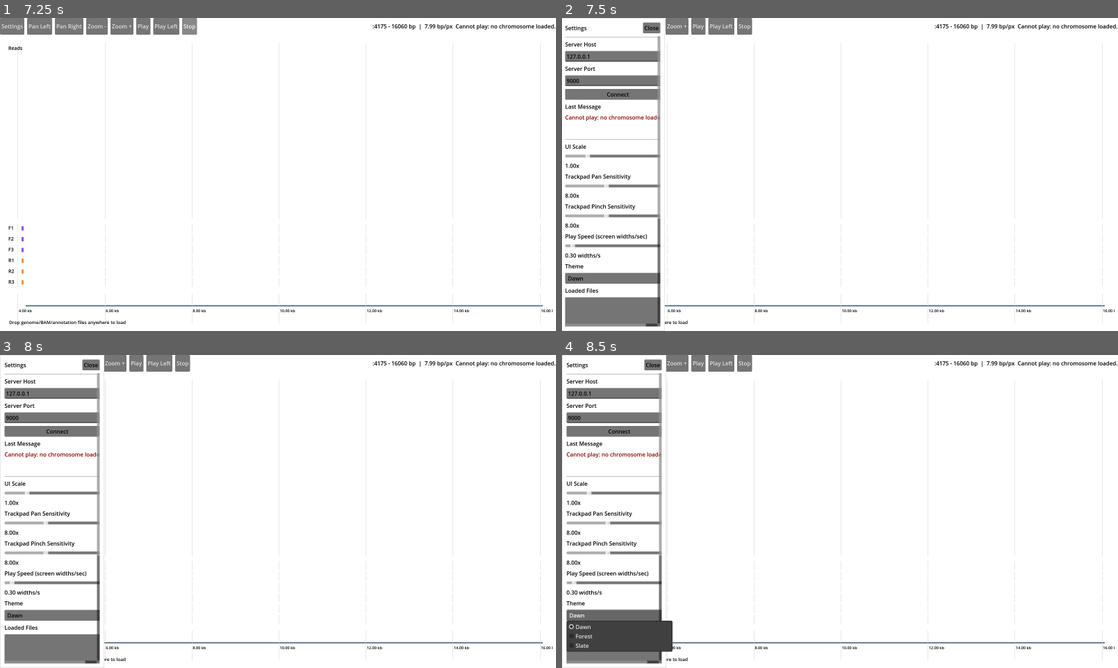
Above: before the commit, frames 1-4 (two rows, left to right).
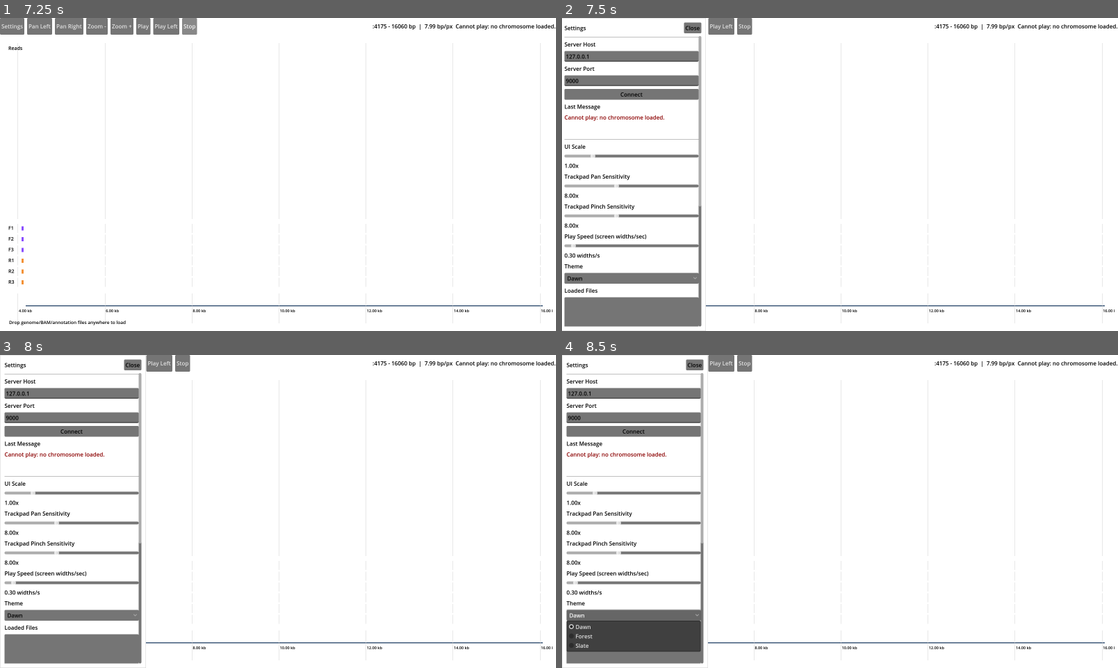
Above: after the commit, the same moments.

Repository: martinghunt/seqhiker
Game: Godot game, scene res://scenes/Main.tscn
Two runs of this game, one before a commit and one after it. Both use one fixed random seed, a clock stepped at 60 frames per second and the inputs below.
Inputs:
- Up to frame 1 (7.25 s): click "Play" at 0.5 s; click "Play" at 1.25 s; click "Play Left" at 2 s; click "Play Left" at 2.75 s; click "Pan Left" at 3.5 s; click "Pan Right" at 4.25 s; click "Zoom -" at 5 s; click "Zoom +" at 5.75 s; click "Stop" at 6.5 s
- Up to frame 2 (7.5 s): click "Settings" at 7.25 s
- Up to frame 3 (8 s): no input
- Up to frame 4 (8.5 s): click "Dawn" at 8 s

Frame 1 is identical in both runs. In frame 2, 4.8% of the frame differs, in the area x 0-26%, y 0-100%; in frame 3, 3.6%; in frame 4, 3.7%.

Commit message:
Allow vertical reorder of tracks

Diff:
--- a/scenes/Main.tscn
+++ b/scenes/Main.tscn
@@ -96,7 +96,7 @@
 script = ExtResource("2_view")
 
 [node name="SettingsPanel" type="PanelContainer" parent="."]
-custom_minimum_size = Vector2(300, 0)
+custom_minimum_size = Vector2(420, 0)
 layout_mode = 1
 anchors_preset = 9
 anchor_bottom = 1.0
--- a/scripts/genome_view.gd
+++ b/scripts/genome_view.gd
@@ -16,6 +16,9 @@
 const READ_ROW_GAP := 4.0
 const SNP_MARK_MAX_BP_PER_PX := 1.5
 const NUC_TEXT_MAX_BASES := 3000
+const TRACK_ID_READS := "reads"
+const TRACK_ID_AA := "aa"
+const TRACK_ID_GENOME := "genome"
 const READ_VIEW_STACK := 0
 const READ_VIEW_STRAND := 1
 const READ_VIEW_PAIRED := 2
@@ -103,6 +106,7 @@
 var _fragment_log_scale := false
 var _read_row_h := READ_ROW_H
 var _show_full_length_regions := false
+var _track_order: PackedStringArray = PackedStringArray([TRACK_ID_READS, TRACK_ID_AA, TRACK_ID_GENOME])
 
 func _ready() -> void:
 	clip_contents = true
@@ -198,6 +202,28 @@
 
 func set_show_full_length_regions(enabled: bool) -> void:
 	_show_full_length_regions = enabled
+	queue_redraw()
+
+func get_track_order() -> PackedStringArray:
+	return _track_order.duplicate()
+
+func set_track_order(order: PackedStringArray) -> void:
+	var valid := PackedStringArray([TRACK_ID_READS, TRACK_ID_AA, TRACK_ID_GENOME])
+	var seen: Dictionary = {}
+	var next := PackedStringArray()
+	for id_any in order:
+		var id := str(id_any)
+		if not valid.has(id):
+			continue
+		if seen.get(id, false):
+			continue
+		seen[id] = true
+		next.append(id)
+	for id in valid:
+		if not seen.get(id, false):
+			next.append(id)
+	_track_order = next
+	_layout_read_scrollbar()
 	queue_redraw()
 
 func is_zoom_animating() -> bool:
@@ -288,12 +314,18 @@
 
 func _draw() -> void:
 	draw_rect(Rect2(Vector2.ZERO, size), palette["panel"], true)
-	var genome_area := _genome_area()
-	var anno_area := _annotation_area(genome_area)
-	var read_area := _read_area(anno_area)
-	_draw_read_tracks(read_area)
-	_draw_aa_tracks(anno_area)
-	_draw_genome_track(genome_area)
+	var track_rects := _track_layout_rects()
+	for track_id in _track_order:
+		if not track_rects.has(track_id):
+			continue
+		var area: Rect2 = track_rects[track_id]
+		match track_id:
+			TRACK_ID_READS:
+				_draw_read_tracks(area)
+			TRACK_ID_AA:
+				_draw_aa_tracks(area)
+			TRACK_ID_GENOME:
+				_draw_genome_track(area)
 	_draw_file_status()
 
 func _draw_read_tracks(area: Rect2) -> void:
@@ -939,16 +971,54 @@
 		})
 
 func _genome_area() -> Rect2:
-	return Rect2(0.0, size.y - BOTTOM_PAD - GENOME_H, size.x, GENOME_H)
+	return _track_rect(TRACK_ID_GENOME)
 
 func _annotation_area(genome_area: Rect2) -> Rect2:
-	var h := 6.0 * (AA_ROW_H + AA_ROW_GAP)
-	var y := genome_area.position.y - PANEL_GAP - h
-	return Rect2(0.0, y, size.x, h)
+	return _track_rect(TRACK_ID_AA)
 
 func _read_area(annotation_area: Rect2) -> Rect2:
-	var h := annotation_area.position.y - PANEL_GAP - TOP_PAD
-	return Rect2(0.0, TOP_PAD, size.x, maxf(24.0, h))
+	return _track_rect(TRACK_ID_READS)
+
+func _track_layout_rects() -> Dictionary:
+	var out := {}
+	if _track_order.is_empty():
+		return out
+	var fixed_sum := 0.0
+	var flex_count := 0
+	for track_id in _track_order:
+		var h := _track_fixed_height(track_id)
+		if h >= 0.0:
+			fixed_sum += h
+		else:
+			flex_count += 1
+	var gap_total := PANEL_GAP * maxf(0.0, float(_track_order.size() - 1))
+	var available := maxf(0.0, size.y - TOP_PAD - BOTTOM_PAD - gap_total - fixed_sum)
+	var flex_h := 0.0
+	if flex_count > 0:
+		flex_h = available / float(flex_count)
+	var y := TOP_PAD
+	for track_id in _track_order:
+		var h := _track_fixed_height(track_id)
+		if h < 0.0:
+			h = maxf(24.0, flex_h)
+		out[track_id] = Rect2(0.0, y, size.x, maxf(24.0, h))
+		y += h + PANEL_GAP
+	return out
+
+func _track_fixed_height(track_id: String) -> float:
+	match track_id:
+		TRACK_ID_AA:
+			return 6.0 * (AA_ROW_H + AA_ROW_GAP)
+		TRACK_ID_GENOME:
+			return GENOME_H
+		_:
+			return -1.0
+
+func _track_rect(track_id: String) -> Rect2:
+	var rects := _track_layout_rects()
+	if rects.has(track_id):
+		return rects[track_id]
+	return Rect2(0.0, 0.0, size.x, 0.0)
 
 func _layout_reads() -> void:
 	_laid_out_reads.clear()
@@ -1065,7 +1135,11 @@
 func _layout_read_scrollbar() -> void:
 	if _reads_scrollbar == null:
 		return
-	var read_area := _read_area(_annotation_area(_genome_area()))
+	var read_area := _track_rect(TRACK_ID_READS)
+	if read_area.size.y <= 0.0:
+		_reads_scrollbar.visible = false
+		_reads_scrollbar.value = 0.0
+		return
 	var sb_x := size.x - 16.0
 	_reads_scrollbar.position = Vector2(sb_x, read_area.position.y + 2.0)
 	_reads_scrollbar.size = Vector2(12.0, maxf(12.0, read_area.size.y - 4.0))
--- a/scripts/main.gd
+++ b/scripts/main.gd
@@ -78,6 +78,11 @@
 var _read_thickness_label: Label
 var _read_thickness_spin: SpinBox
 var _show_full_region_checkbox: CheckBox
+var _track_order_label: Label
+var _track_order_list: ItemList
+var _track_dragging := false
+var _track_drag_index := -1
+var _track_drop_index := -1
 var _seq_view_label: Label
 var _seq_view_option: OptionButton
 var _seq_option_label: Label
@@ -99,6 +104,7 @@
 	_setup_theme_selector()
 	_setup_read_view_controls()
 	_setup_sequence_controls()
+	_setup_track_order_controls()
 	_connect_ui()
 	_load_or_init_config()
 	_apply_theme(theme_option.get_item_text(theme_option.selected))
@@ -155,6 +161,7 @@
 	_fragment_log_checkbox.toggled.connect(_on_fragment_log_toggled)
 	_read_thickness_spin.value_changed.connect(_on_read_thickness_changed)
 	_show_full_region_checkbox.toggled.connect(_on_show_full_region_toggled)
+	_track_order_list.gui_input.connect(_on_track_order_list_gui_input)
 	_seq_view_option.item_selected.connect(_on_seq_view_selected)
 	_seq_option.item_selected.connect(_on_seq_selected)
 	_concat_gap_spin.value_changed.connect(_on_concat_gap_changed)
@@ -343,6 +350,16 @@
 	settings_content.add_child(_concat_gap_label)
 	settings_content.add_child(_concat_gap_spin)
 
+func _setup_track_order_controls() -> void:
+	_track_order_label = Label.new()
+	_track_order_label.text = "Track Order"
+	_track_order_list = ItemList.new()
+	_track_order_list.select_mode = ItemList.SELECT_SINGLE
+	_track_order_list.custom_minimum_size = Vector2(0, 84)
+	settings_content.add_child(_track_order_label)
+	settings_content.add_child(_track_order_list)
+	_refresh_track_order_list(genome_view.get_track_order(), 0)
+
 func _on_read_view_selected(index: int) -> void:
 	genome_view.set_read_view_mode(index)
 	_fragment_log_checkbox.visible = index == 3
@@ -357,6 +374,75 @@
 func _on_show_full_region_toggled(enabled: bool) -> void:
 	_show_full_length_regions = enabled
 	genome_view.set_show_full_length_regions(enabled)
+
+func _on_track_order_list_gui_input(event: InputEvent) -> void:
+	if event is InputEventMouseButton:
+		var mb := event as InputEventMouseButton
+		if mb.button_index != MOUSE_BUTTON_LEFT:
+			return
+		if mb.pressed:
+			var idx := _track_order_list.get_item_at_position(_track_order_list.get_local_mouse_position(), true)
+			if idx >= 0:
+				_track_dragging = true
+				_track_drag_index = idx
+				_track_drop_index = idx
+				_track_order_list.select(idx)
+				_track_order_list.accept_event()
+			return
+		if _track_dragging:
+			_apply_track_drag_drop()
+			_track_order_list.accept_event()
+		_track_dragging = false
+		_track_drag_index = -1
+		_track_drop_index = -1
+	elif event is InputEventMouseMotion and _track_dragging:
+		var idx := _track_order_list.get_item_at_position(_track_order_list.get_local_mouse_position(), true)
+		if idx >= 0:
+			_track_drop_index = idx
+			_track_order_list.select(idx)
+
+func _apply_track_drag_drop() -> void:
+	if _track_drag_index < 0:
+		return
+	var order: PackedStringArray = genome_view.get_track_order()
+	if order.is_empty() or _track_drag_index >= order.size():
+		return
+	var drop_idx := _track_drop_index
+	if drop_idx < 0:
+		var mp := _track_order_list.get_local_mouse_position()
+		drop_idx = 0 if mp.y < 0.0 else _track_order_list.item_count - 1
+	drop_idx = clampi(drop_idx, 0, order.size() - 1)
+	if drop_idx == _track_drag_index:
+		return
+	var moving: String = str(order[_track_drag_index])
+	order.remove_at(_track_drag_index)
+	if drop_idx > _track_drag_index:
+		drop_idx -= 1
+	order.insert(drop_idx, moving)
+	genome_view.set_track_order(order)
+	_refresh_track_order_list(genome_view.get_track_order(), drop_idx)
+
+func _refresh_track_order_list(order: PackedStringArray, select_idx: int = -1) -> void:
+	_track_order_list.clear()
+	for id in order:
+		_track_order_list.add_item(_track_label_for_id(str(id)))
+	if _track_order_list.item_count <= 0:
+		return
+	var idx := select_idx
+	if idx < 0 or idx >= _track_order_list.item_count:
+		idx = 0
+	_track_order_list.select(idx)
+
+func _track_label_for_id(track_id: String) -> String:
+	match track_id:
+		"reads":
+			return "Reads"
+		"aa":
+			return "AA / Annotation"
+		"genome":
+			return "Genome"
+		_:
+			return track_id
 
 func _on_seq_view_selected(index: int) -> void:
 	_seq_view_mode = index
@@ -891,6 +977,13 @@
 	var frag_log := bool(cfg.get_value("ui", "fragment_log_scale", false))
 	_fragment_log_checkbox.button_pressed = frag_log
 	genome_view.set_fragment_log_scale(frag_log)
+	var raw_track_order = cfg.get_value("ui", "track_order", [])
+	var saved_track_order := PackedStringArray()
+	if raw_track_order is Array:
+		for id in raw_track_order:
+			saved_track_order.append(str(id))
+	genome_view.set_track_order(saved_track_order)
+	_refresh_track_order_list(genome_view.get_track_order())
 
 func _select_theme_option(theme_name: String) -> void:
 	for i in range(theme_option.item_count):
@@ -912,6 +1005,10 @@
 	cfg.set_value("ui", "read_thickness", _read_thickness)
 	cfg.set_value("ui", "show_full_length_regions", _show_full_length_regions)
 	cfg.set_value("ui", "fragment_log_scale", _fragment_log_checkbox.button_pressed)
+	var track_order_arr: Array[String] = []
+	for id in genome_view.get_track_order():
+		track_order_arr.append(str(id))
+	cfg.set_value("ui", "track_order", track_order_arr)
 	cfg.set_value("input", "trackpad_pan_sensitivity", trackpad_pan_slider.value)
 	cfg.set_value("input", "trackpad_pinch_sensitivity", trackpad_pinch_slider.value)
 	cfg.save(CONFIG_PATH)
